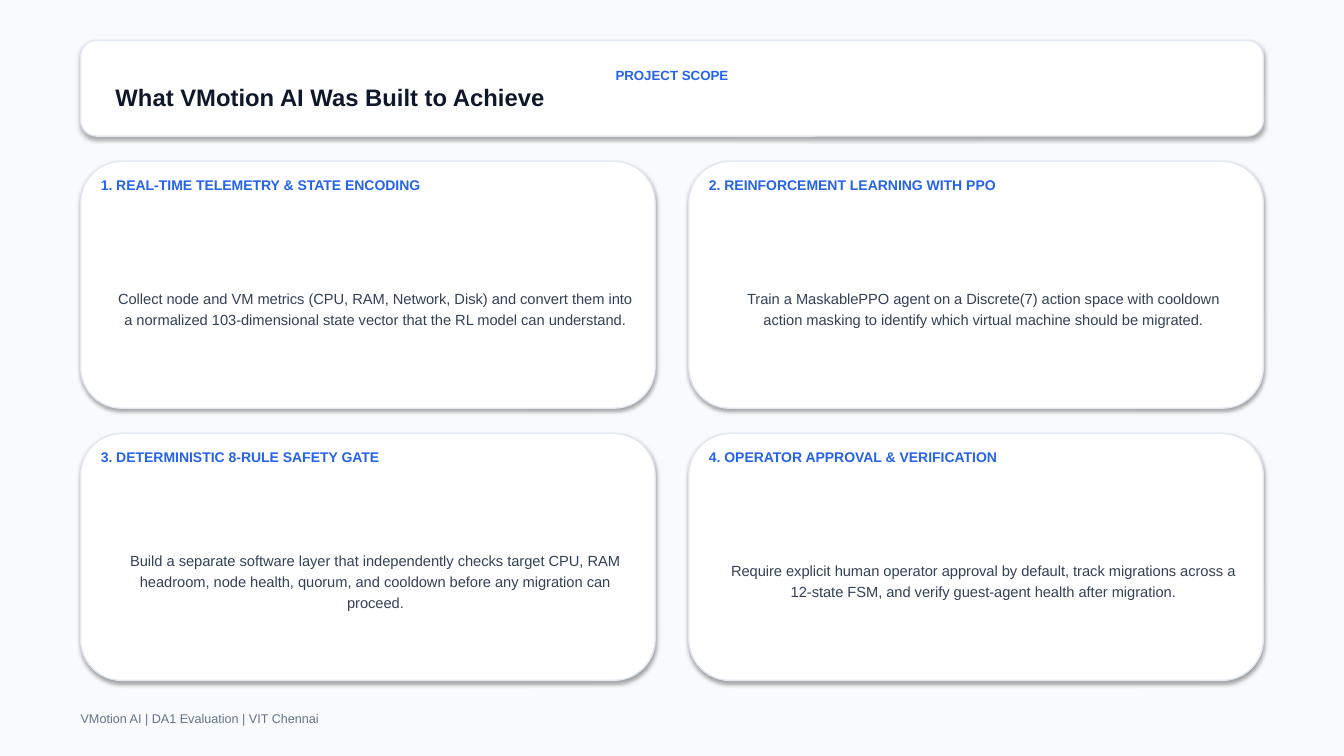
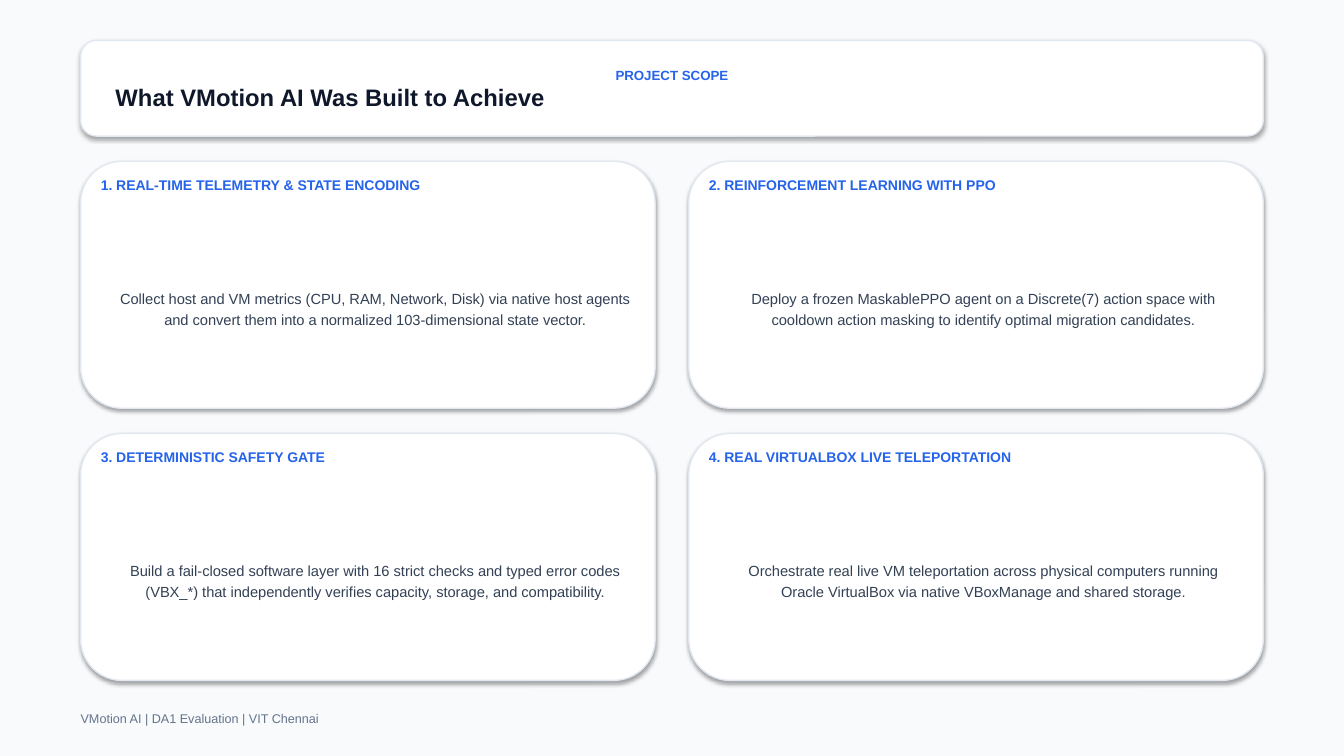
Before and after one commit to NithinSarvesh/vmotion-ai, a slide deck: slide 4 of VMotion_AI_DA1_Presentation_FINAL.pptx. Drawn at 1344x756 pixels with LibreOffice and Linux fonts; fonts in the diff are those of the drawing. Boxes give left, top, right and bottom in pixels: in the first picture for what was removed or moved away, otherwise in the second. Text is boxed around its words. In the diff, an @@ line names an element or a change of style, - is before the commit and + after.

Commit message:
feat: public cloud control plane with remote VirtualBox agents

```diff
--- a/VMotion_AI_DA1_Presentation_FINAL.pptx
+++ b/VMotion_AI_DA1_Presentation_FINAL.pptx
@@ text in rounded rectangle at [120, 293, 630, 325]: text changed @@
-Collect node and VM metrics (CPU, RAM, Network, Disk) and convert them into a normalized 103-dimensional state vector that the RL model can understand.
+Collect host and VM metrics (CPU, RAM, Network, Disk) via native host agents and convert them into a normalized 103-dimensional state vector.
@@ text in rounded rectangle at [751, 293, 1215, 328]: text changed @@
-Train a MaskablePPO agent on a Discrete(7) action space with cooldown action masking to identify which virtual machine should be migrated.
+Deploy a frozen MaskablePPO agent on a Discrete(7) action space with cooldown action masking to identify optimal migration candidates.
@@ text at [101, 452, 325, 462]: text changed @@
-3. DETERMINISTIC 8-RULE SAFETY GATE
+3. DETERMINISTIC SAFETY GATE
@@ text at [709, 452, 1011, 462]: text changed @@
-4. OPERATOR APPROVAL & VERIFICATION
+4. REAL VIRTUALBOX LIVE TELEPORTATION
@@ text in rounded rectangle at [130, 565, 620, 600]: text changed @@
-Build a separate software layer that independently checks target CPU, RAM headroom, node health, quorum, and cooldown before any migration can proceed.
+Build a fail-closed software layer with 16 strict checks and typed error codes (VBX_*) that independently verifies capacity, storage, and compatibility.
@@ text in rounded rectangle at [748, 565, 1218, 600]: text changed @@
-Require explicit human operator approval by default, track migrations across a 12-state FSM, and verify guest-agent health after migration.
+Orchestrate real live VM teleportation across physical computers running Oracle VirtualBox via native VBoxManage and shared storage.
```
Also in this commit, not shown: 15 other slides changed, 34 other files.
